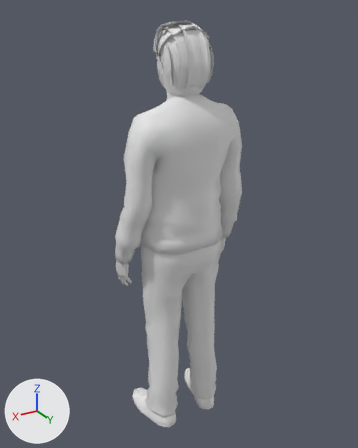
Renders of the glTF model static/people/man.glb from each side of a commit.
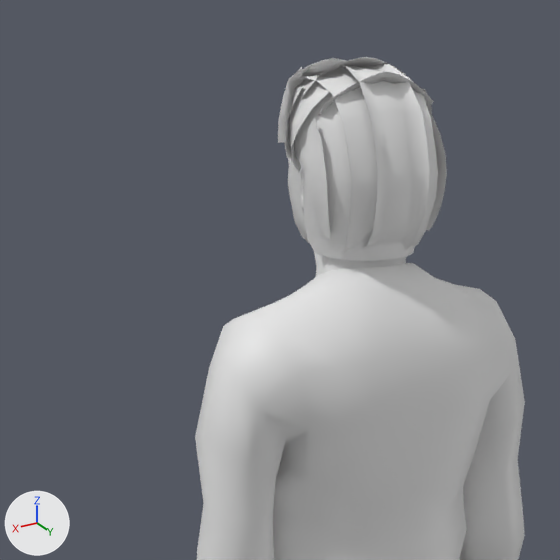
Old and new are each drawn whole from a 50 mm lens placed at (1.026, 1.712, 1.856), pointed at (-0.017, -0.026, 0.986) and again close up on the part from 15% to 71% of the width and 0% to 45% of the height. Lighting does not change. The marker at lower left points along +X, +Y and +Z. The first two pictures are the older version. Materials are left out; every surface is plain grey. Vertices at exactly the same position are counted once.

In view in the first close-up: 'Body'.
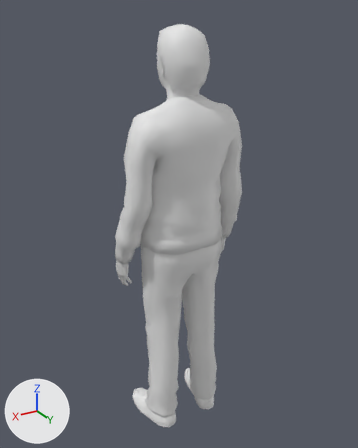
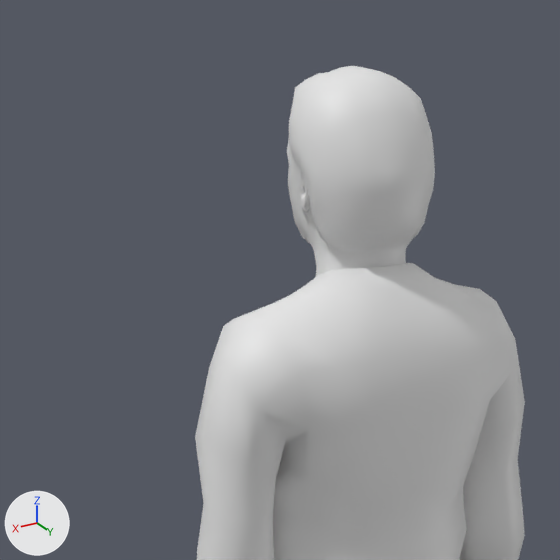
Where the change shows, as pixel boxes (x1, y1, x2, y2) in the close-ups (560 x 560 px):
```json
{"object": "Body", "change": "reshaped", "before": [195, 57, 525, 560], "after": [195, 66, 525, 560]}
{"part": 1, "of": "me_mesh_0", "change": "deleted", "before": [293, 58, 346, 77], "on screen": "mostly hidden"}
{"part": 2, "of": "me_mesh_0", "change": "deleted", "before": [278, 67, 303, 143]}
{"part": 3, "of": "me_mesh_0", "change": "deleted", "before": [285, 85, 304, 158]}
{"part": 4, "of": "me_mesh_0", "change": "deleted", "before": [291, 57, 447, 261]}
```

Edits to the scene script, one JSON object a line:
```json
{"block": "me_mesh_0", "where": "# used by ob_body; location = (0.0, 0.0, 0.0)"}
{"op": "remove", "block": "me_mesh_0", "code": "me_mesh_0.from_pydata(...)  # 3646 vertices, 6960 faces; spans x -0.3..0.3, y -0.17..0.17, z 0.0..1.82"}
{"op": "add", "block": "me_mesh_0", "code": "me_mesh_0.from_pydata(...)  # 3326 vertices, 6608 faces; spans x -0.3..0.3, y -0.17..0.17, z 0.0..1.81"}
{"block": "me_mesh_0", "change": "me_mesh_0 part 1: the loose piece of 28 vertices spanning x -0.06..0.06, y -0.08..-0.03, z 1.76..1.82 is deleted"}
{"block": "me_mesh_0", "change": "me_mesh_0 part 2: the loose piece of 15 vertices spanning x 0.03..0.1, y -0.06..-0.02, z 1.71..1.81 is deleted"}
{"block": "me_mesh_0", "change": "me_mesh_0 part 3: the loose piece of 10 vertices spanning x 0.06..0.1, y -0.02..0.01, z 1.7..1.79 is deleted"}
{"block": "me_mesh_0", "change": "me_mesh_0 part 4"}
{"block": "me_mesh_0", "change": "267 vertices are removed from x -0.11..0.11, y -0.07..0.14, z 1.56..1.82"}
{"block": "me_mesh_0", "change": "292 faces are deleted"}
```
